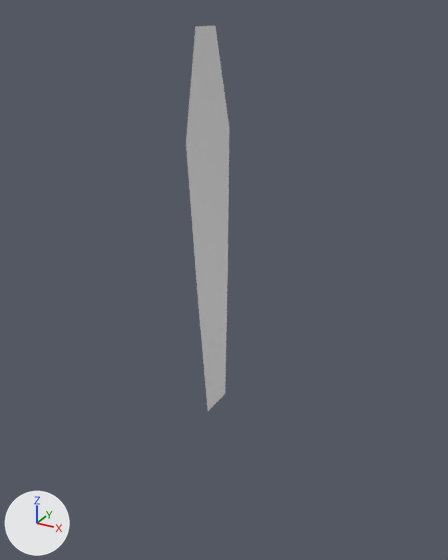
One commit to the glTF model Resources/Models/Grass.glb: the scene before it, then after it.
Rendered twice from a 50 mm camera at (1.43, -2.6, 2.01) aimed at (0.13, -0.23, 0.83). The axes (+X, +Y, +Z) are drawn at lower left. The lights are the same throughout. The older version comes first.
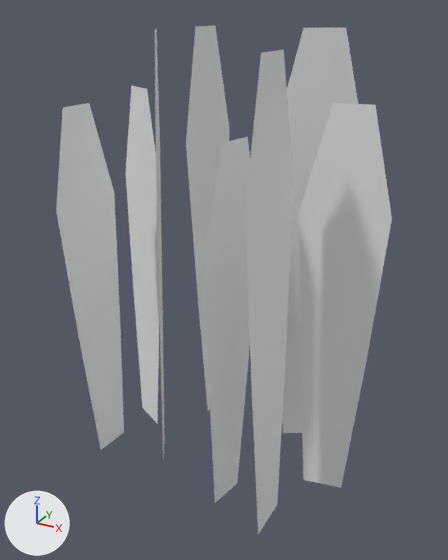
The edits, one by one:
me_plane is used by ob_plane; location (0.0, 0.0, 0.0).
me_plane had 12 vertices, 12 faces and spanned x -0.09..-0.04, y -0.21..0.21, z -0.06..1.94.
me_plane now has 108 vertices, 108 faces and spans x -0.49..0.88, y -0.82..0.53, z -0.12..1.94.
me_plane part 1: the loose piece of 12 vertices spanning x -0.09..-0.04, y -0.21..0.21, z -0.06..1.94 is copied, and the copy is turned -59 degrees about the z axis through its middle, then moved by (0.55, 0.0, 0.0); it spans x 0.29..0.65, y -0.1..0.12, z -0.06..1.94.
me_plane part 2: the loose piece of 12 vertices spanning x -0.09..-0.04, y -0.21..0.21, z -0.06..1.94 is copied, and the copy is turned -148 degrees about the z axis through its middle, then moved by (0.01, -0.49, 0.0); it spans x -0.15..0.07, y -0.65..-0.3, z -0.06..1.94.
me_plane part 3: the loose piece of 12 vertices spanning x -0.09..-0.04, y -0.21..0.21, z -0.06..1.94 is copied, and the copy is turned 170.1 degrees about the z axis through its middle and scaled by 0.837, then moved by (0.42, -0.58, -0.2); it spans x 0.32..0.39, y -0.75..-0.41, z -0.1..1.57.
me_plane part 4: the loose piece of 12 vertices spanning x -0.09..-0.04, y -0.21..0.21, z -0.06..1.94 is copied, and the copy is turned -117.5 degrees about the z axis through its middle and scaled by 0.89, then moved by (-0.26, -0.23, -0.14); it spans x -0.49..-0.16, y -0.31..-0.14, z -0.1..1.68.
me_plane part 5: the loose piece of 12 vertices spanning x -0.09..-0.04, y -0.21..0.21, z -0.06..1.94 is copied, and the copy is turned -78.6 degrees about the z axis through its middle and scaled by 0.89, then moved by (0.77, -0.28, -0.14); it spans x 0.52..0.88, y -0.32..-0.23, z -0.1..1.68.
me_plane part 6: the loose piece of 12 vertices spanning x -0.09..-0.04, y -0.21..0.21, z -0.06..1.94 is copied, and the copy is turned -5.1 degrees about the z axis through its middle and scaled by 0.837, then moved by (-0.27, -0.6, -0.13); it spans x -0.36..-0.31, y -0.77..-0.42, z -0.03..1.65.
me_plane part 7: the loose piece of 12 vertices spanning x -0.09..-0.04, y -0.21..0.21, z -0.06..1.94 is copied, and the copy is moved by (0.61, -0.61, -0.06); it spans x 0.52..0.57, y -0.82..-0.4, z -0.12..1.88.
Other edits to the shape of me_plane do not show in these pictures.

Where the change shows, as pixel boxes [x1, y1, x2, y2] in the pictures (448 x 560 px):
'Plane', reshaped (666% wider, 32% taller): before [186, 26, 229, 411]; after [56, 26, 392, 534]
part 1 of me_plane, added: after [282, 28, 358, 433]
part 2 of me_plane, added: after [155, 28, 165, 458]
part 3 of me_plane, added: after [204, 137, 250, 503]
part 4 of me_plane, added: after [126, 85, 159, 424]
part 5 of me_plane, added: after [299, 103, 392, 488]
part 6 of me_plane, added: after [56, 103, 124, 450]
part 7 of me_plane, added: after [245, 50, 294, 534]
